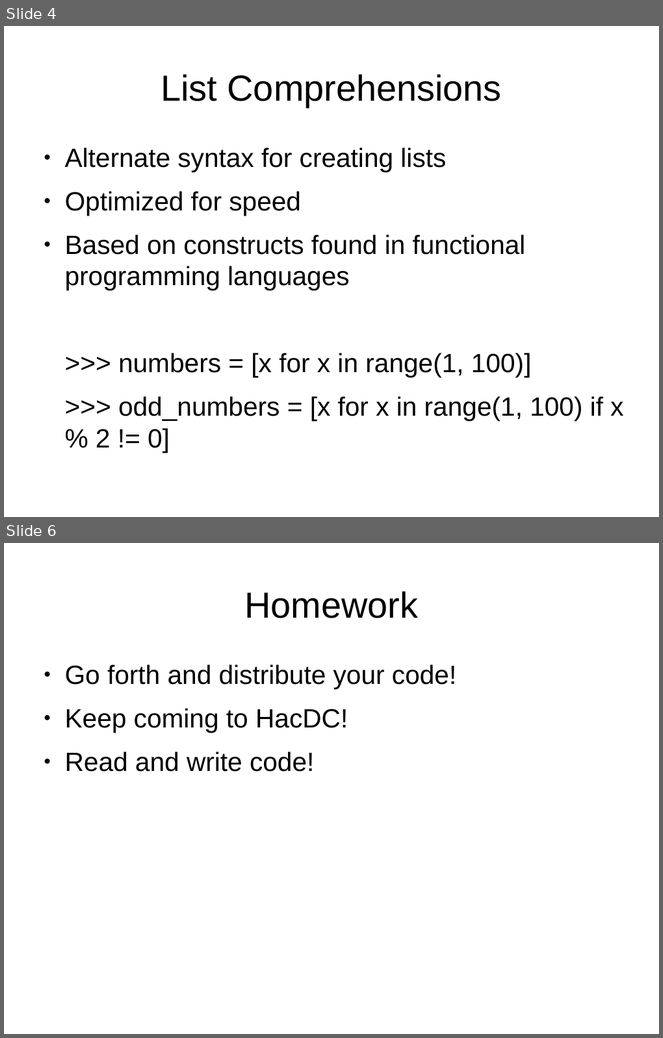
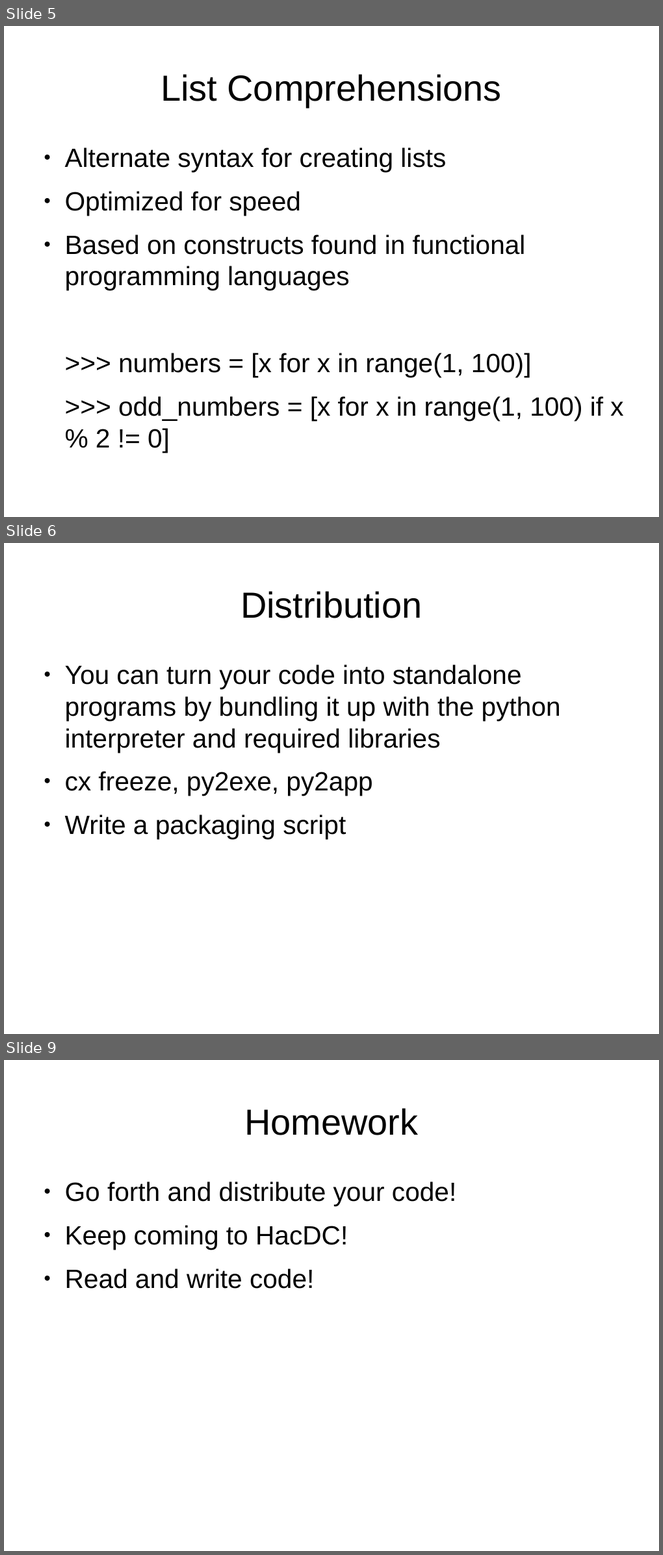
Before and after one commit to bradfordbarr/HacDC-Intro-to-Programming, a slide deck: class_5/class_5.odp. Shown one above the other, each under a label of ours: slides 4 and 6 before the commit, slides 5, 6 and 9 after it; the slides between them are not shown. The pictures are 663x1038 and 663x1555 pixels, drawn with LibreOffice and Linux fonts; fonts in the diff are those of the drawing. Boxes give left, top, right and bottom in pixels: in the first picture for what was removed or moved away, otherwise in the second. Text is boxed around its words. In the diff, an @@ line names an element or a change of style, - is before the commit and + after.

```diff
--- a/class_5/class_5.odp
+++ b/class_5/class_5.odp
@@ slide 6 added at (4,543,659,1034), background #FFFFFF @@
@@ title added at (241,591,422,618), 44 pt, text #000000 @@
+Distribution
@@ text added at (65,665,561,839), 32 pt, text #000000 @@
+● You can turn your code into standalone programs by bundling it up with the python interpreter and required libraries
+● cx freeze, py2exe, py2app
+● Write a packaging script
@@ what was slide 4 is now slide 5 @@
@@ what was slide 6 is now slide 9 @@
```
Also in this commit, not shown: 1 slide changed, 3 other slides added, 1 slide removed.
